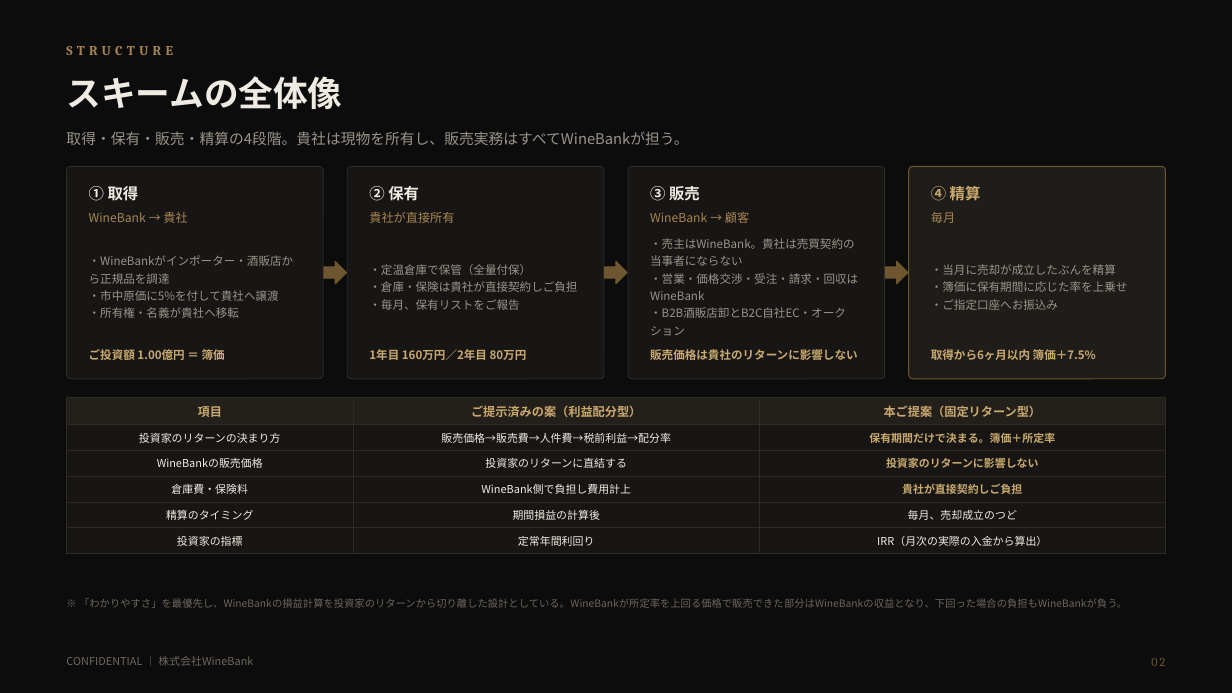
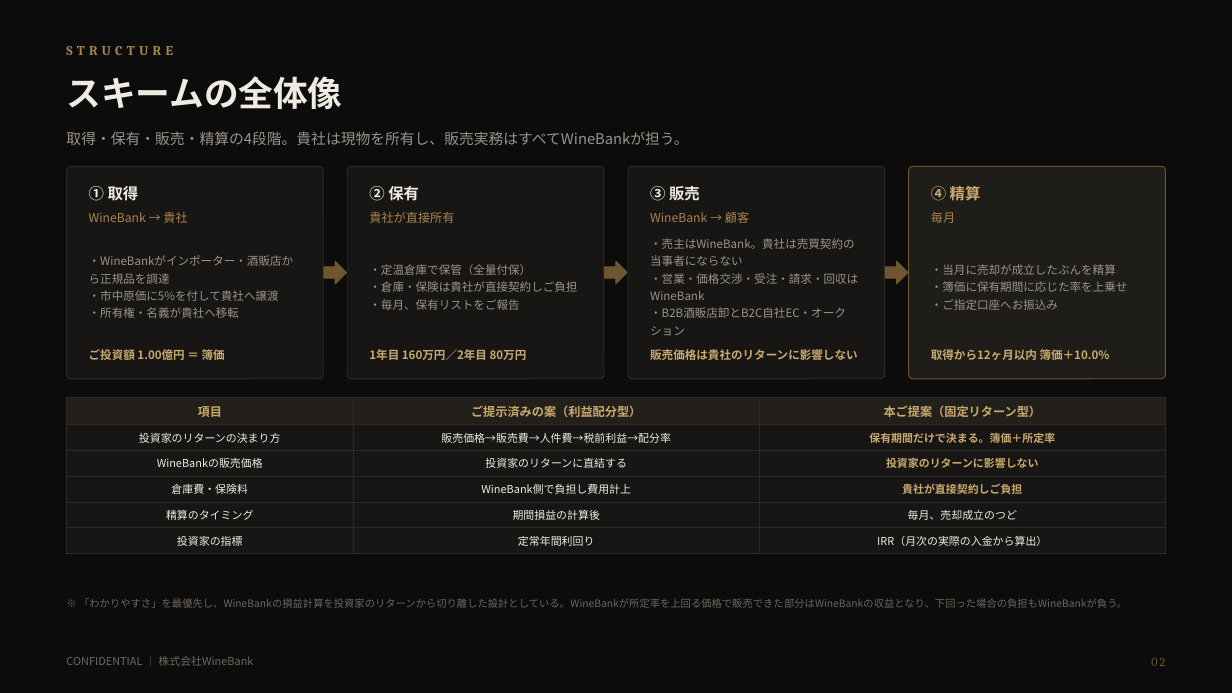
Before and after one commit to nakano-winebank/wine-auction, a slide deck: slide 3 of docs/wine-fund/WineBank_ワイン現物投資のご提案_倉持案_固定リターン型_1億円_20260821.pptx. Drawn at 1232x693 pixels with LibreOffice and Linux fonts; fonts in the diff are those of the drawing. Boxes give left, top, right and bottom in pixels: in the first picture for what was removed or moved away, otherwise in the second. Text is boxed around its words. In the diff, an @@ line names an element or a change of style, - is before the commit and + after.

```diff
--- a/docs/wine-fund/WineBank_ワイン現物投資のご提案_倉持案_固定リターン型_1億円_20260821.pptx
+++ b/docs/wine-fund/WineBank_ワイン現物投資のご提案_倉持案_固定リターン型_1億円_20260821.pptx
@@ text at (931, 349, 1110, 360): text changed @@
-取得から6ヶ月以内 簿価＋7.5%
+取得から12ヶ月以内 簿価＋10.0%
```
Also in this commit, not shown: 12 other slides changed, 3 other files.
